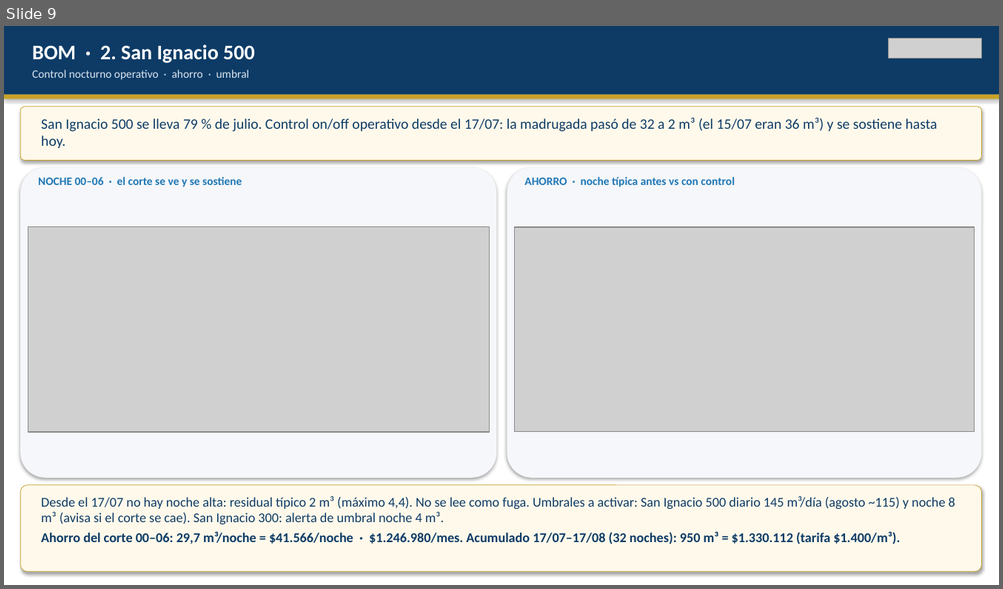
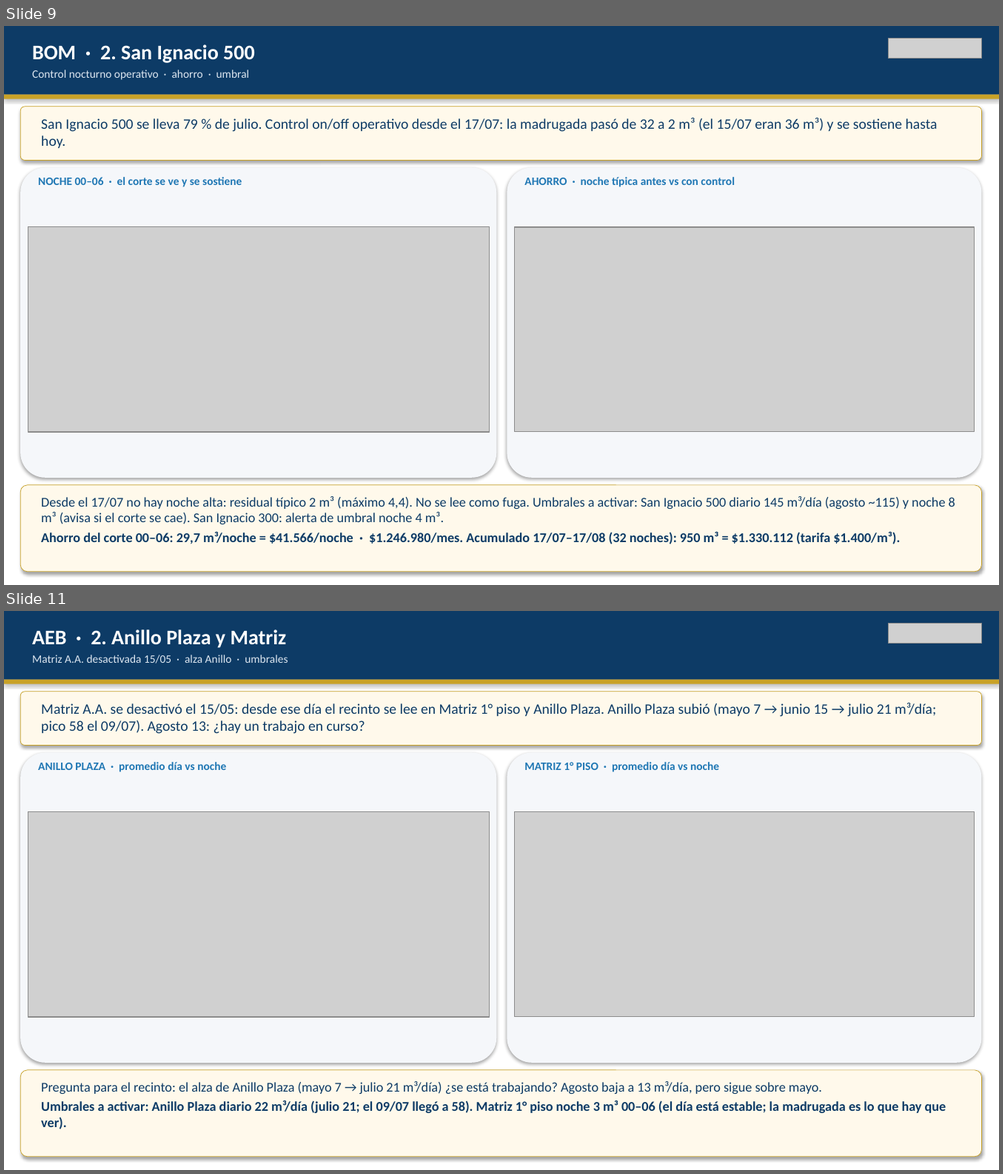
Before and after one commit to anibaloperacionesWes/wes-scripts, a slide deck: reports/Parque_Arauco/TMP_7MALLS/entrega_diego_anibal/Recorrido_ejecutivo_PA_MAE_20260817.pptx. Shown one above the other, each under a label of ours: slide 9 before the commit, slides 9 and 11 after it; the slides between them are not shown. The pictures are 1003x589 and 1003x1174 pixels, drawn with LibreOffice and Linux fonts; fonts in the diff are those of the drawing; grey boxes stand for pictures. Boxes give left, top, right and bottom in pixels: in the first picture for what was removed or moved away, otherwise in the second. Text is boxed around its words. In the diff, an @@ line names an element or a change of style, - is before the commit and + after.

```diff
--- a/reports/Parque_Arauco/TMP_7MALLS/entrega_diego_anibal/Recorrido_ejecutivo_PA_MAE_20260817.pptx
+++ b/reports/Parque_Arauco/TMP_7MALLS/entrega_diego_anibal/Recorrido_ejecutivo_PA_MAE_20260817.pptx
@@ slide 11 added at (x1=4, y1=611, x2=999, y2=1170), background #FFFFFF @@
@@ rectangle added at (x1=4, y1=611, x2=999, y2=680), fill #0D3B66 @@
@@ text added at (x1=32, y1=629, x2=287, y2=648), 20 pt, text #FFFFFF, bold @@
+AEB · 2. Anillo Plaza y Matriz
@@ picture added at (x1=888, y1=623, x2=982, y2=644) @@
@@ text added at (x1=32, y1=655, x2=287, y2=664), 11 pt, text #DCE6F0 @@
+Matriz A.A. desactivada 15/05 · alza Anillo · umbrales
@@ rectangle added at (x1=4, y1=680, x2=999, y2=684), fill #C9A227 @@
@@ rounded rectangle added at (x1=20, y1=692, x2=982, y2=745), fill #FFF9EB, outline #C9A227 0.5 pt @@
@@ text added at (x1=41, y1=703, x2=936, y2=734), 14 pt, text #0D3B66 @@
+Matriz A.A. se desactivó el 15/05: desde ese día el recinto se lee en Matriz 1° piso y Anillo Plaza. Anillo Plaza subió (mayo 7 → junio 15 → julio 21 m³/día; pico 58 el 09/07). Agosto 13: ¿hay un trabajo en curso?
@@ rounded rectangle added at (x1=20, y1=753, x2=496, y2=1063), fill #F5F7FA @@
@@ text added at (x1=38, y1=762, x2=226, y2=772), 11 pt, text #1F77B4, bold @@
+ANILLO PLAZA · promedio día vs noche
@@ rounded rectangle added at (x1=507, y1=753, x2=982, y2=1063), fill #F5F7FA @@
@@ text added at (x1=524, y1=762, x2=719, y2=772), 11 pt, text #1F77B4, bold @@
+MATRIZ 1° PISO · promedio día vs noche
@@ picture added at (x1=28, y1=812, x2=489, y2=1017) @@
@@ picture added at (x1=515, y1=812, x2=974, y2=1017) @@
@@ rounded rectangle added at (x1=20, y1=1071, x2=982, y2=1157), fill #FFF9EB, outline #C9A227 0.5 pt @@
@@ text added at (x1=41, y1=1082, x2=946, y2=1130), 13 pt, text #0D3B66, bold @@
+Pregunta para el recinto: el alza de Anillo Plaza (mayo 7 → julio 21 m³/día) ¿se está trabajando? Agosto baja a 13 m³/día, pero sigue sobre mayo.
+Umbrales a activar: Anillo Plaza diario 22 m³/día (julio 21; el 09/07 llegó a 58). Matriz 1° piso noche 3 m³ 00–06 (el día está estable; la madrugada es lo que hay que ver).
```
Also in this commit, not shown: 5 slides changed, 3 other files.
